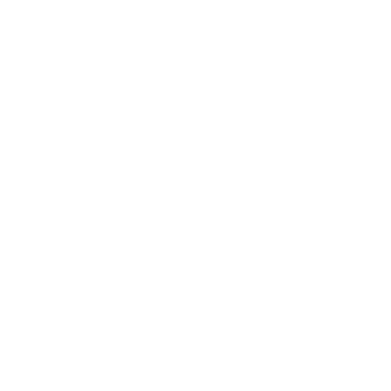
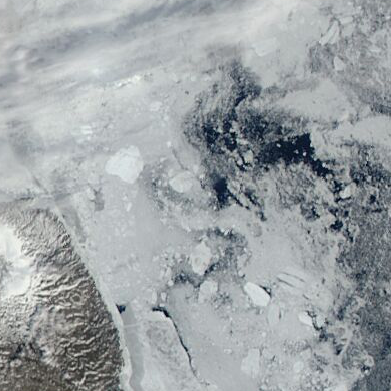
The second 391 x 391 image is a revision of the first. Changes to its layers:
added layer "291_greenland_sea_100km_20220728.aqua.truecolor.250m" above "Background" over [0, 0, 391, 391]
